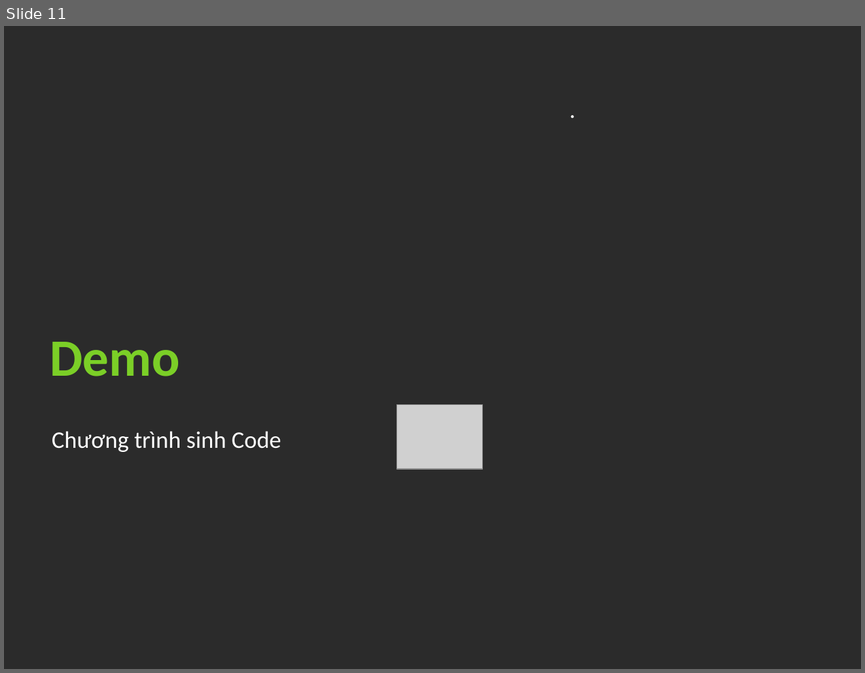
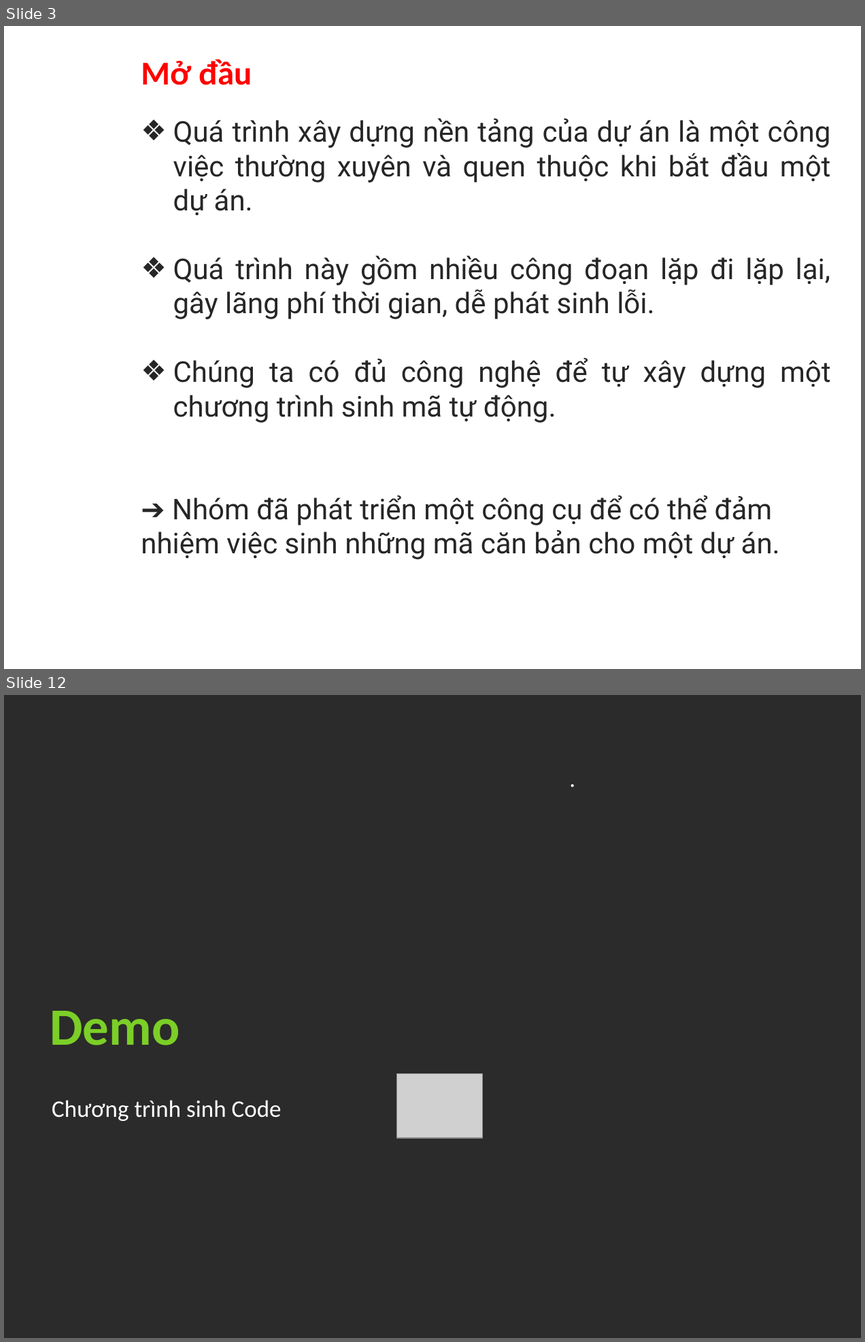
Before and after one commit to marcsommer/mvc-gen, a slide deck: Report/ThietKeMau.pptx. Shown one above the other, each under a label of ours: slide 11 before the commit, slides 3 and 12 after it; the slides between them are not shown. The pictures are 865x673 and 865x1342 pixels, drawn with LibreOffice and Linux fonts; fonts in the diff are those of the drawing; grey boxes stand for pictures; background and template pictures are left out; a plain dark background stands for a picture behind light text. Boxes give left, top, right and bottom in pixels: in the first picture for what was removed or moved away, otherwise in the second. Text is boxed around its words. In the diff, an @@ line names an element or a change of style, - is before the commit and + after.

```diff
--- a/Report/ThietKeMau.pptx
+++ b/Report/ThietKeMau.pptx
@@ slide 3 added at bbox=[4, 26, 861, 669], background picture (left out) @@
@@ text added at bbox=[11, 48, 109, 562], 32 pt, text #FFFFFF, bold @@
+Giới thiệu
@@ text added at bbox=[141, 59, 831, 559], 24 pt, text #262626 @@
+Mở đầu
+❖ Quá trình xây dựng nền tảng của dự án là một công việc thường xuyên và quen thuộc khi bắt đầu một dự án.
+❖ Quá trình này gồm nhiều công đoạn lặp đi lặp lại, gây lãng phí thời gian, dễ phát sinh lỗi.
+❖ Chúng ta có đủ công nghệ để tự xây dựng một chương trình sinh mã tự động.
+➔ Nhóm đã phát triển một công cụ để có thể đảm nhiệm việc sinh những mã căn bản cho một dự án.
@@ what was slide 11 is now slide 12 @@
```
Also in this commit, not shown: 3 slides changed, 8 other slides added, 8 slides removed.
